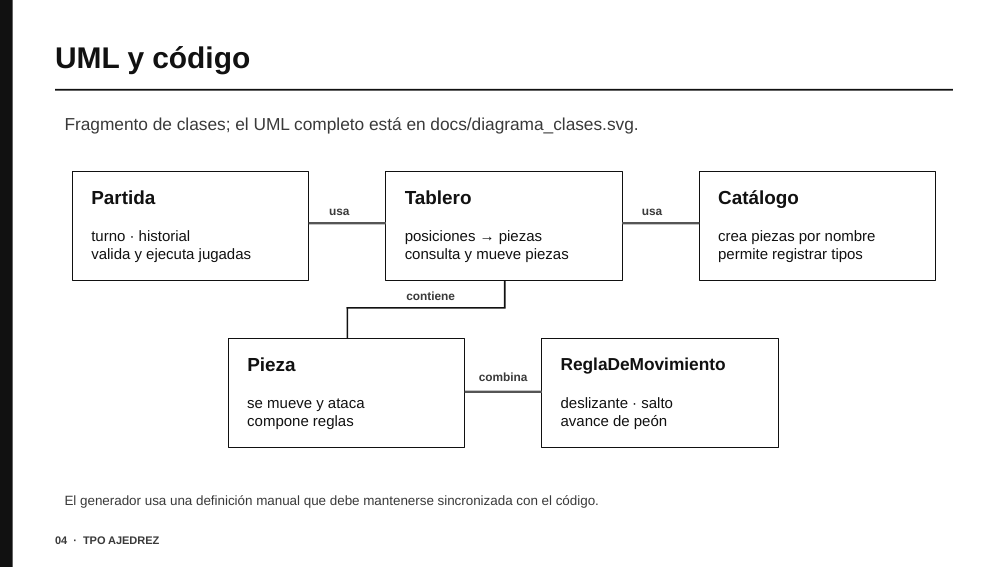
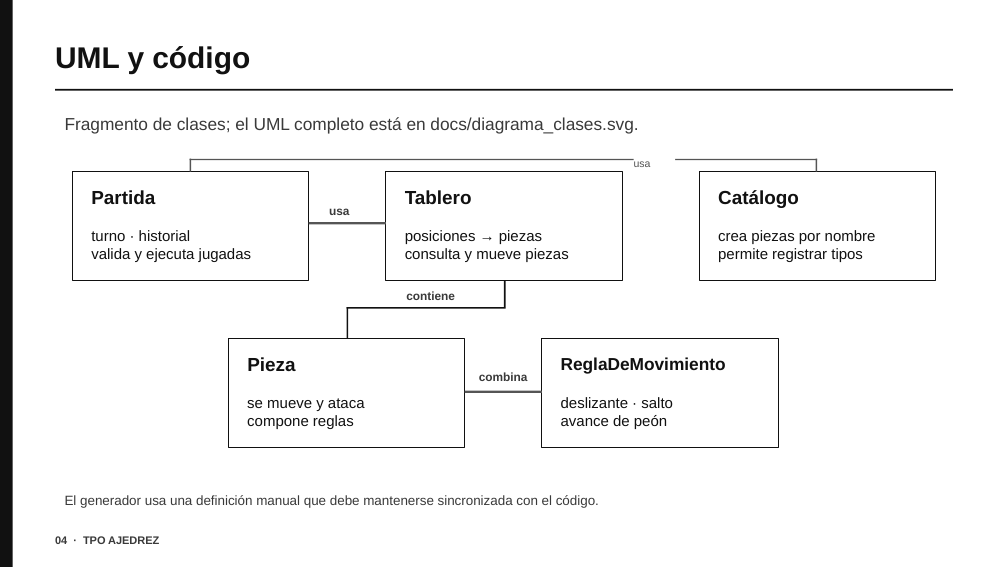
Before and after one commit to nachopalmeri/TPOajedrez, a slide deck: slide 4 of TPO-Ajedrez-2026/docs/presentacion-tpo.pptx. Drawn at 1008x567 pixels with LibreOffice and Linux fonts; fonts in the diff are those of the drawing. Boxes give left, top, right and bottom in pixels: in the first picture for what was removed or moved away, otherwise in the second. Text is boxed around its words. In the diff, an @@ line names an element or a change of style, - is before the commit and + after.

```diff
--- a/TPO-Ajedrez-2026/docs/presentacion-tpo.pptx
+++ b/TPO-Ajedrez-2026/docs/presentacion-tpo.pptx
@@ rectangle added at <box>190,159,191,172</box>, fill #555555 @@
@@ rectangle added at <box>190,159,634,160</box>, fill #555555 @@
@@ text "usa": place and size @@
-text "usa" at <box>642,208,662,215</box>
+text "usa" at <box>634,161,651,167</box>
@@ text "usa" at <box>634,161,651,167</box>: size 11.2 to 10 pt, text colour #3A3A3A to #555555, bold off; vertical alignment middle to top @@
@@ rectangle added at <box>675,159,817,160</box>, fill #555555 @@
@@ rectangle added at <box>816,159,817,172</box>, fill #555555 @@
@@ rectangle removed at <box>622,222,699,225</box> @@
```
Also in this commit, not shown: 1 other slide changed, 2 slides added, 1 slide removed, 4 other files.
